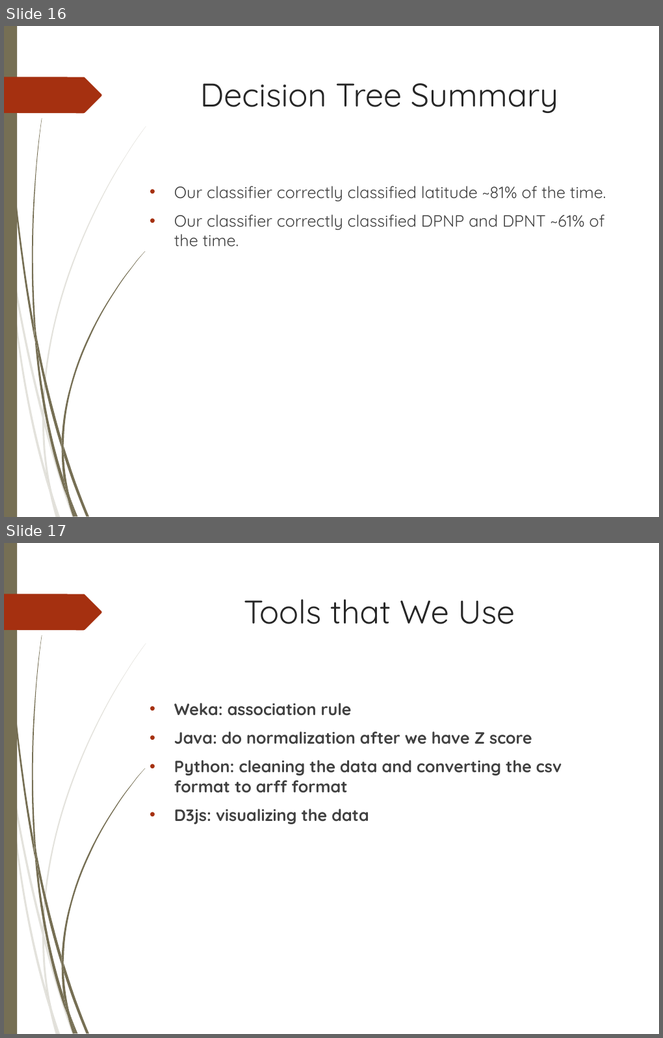
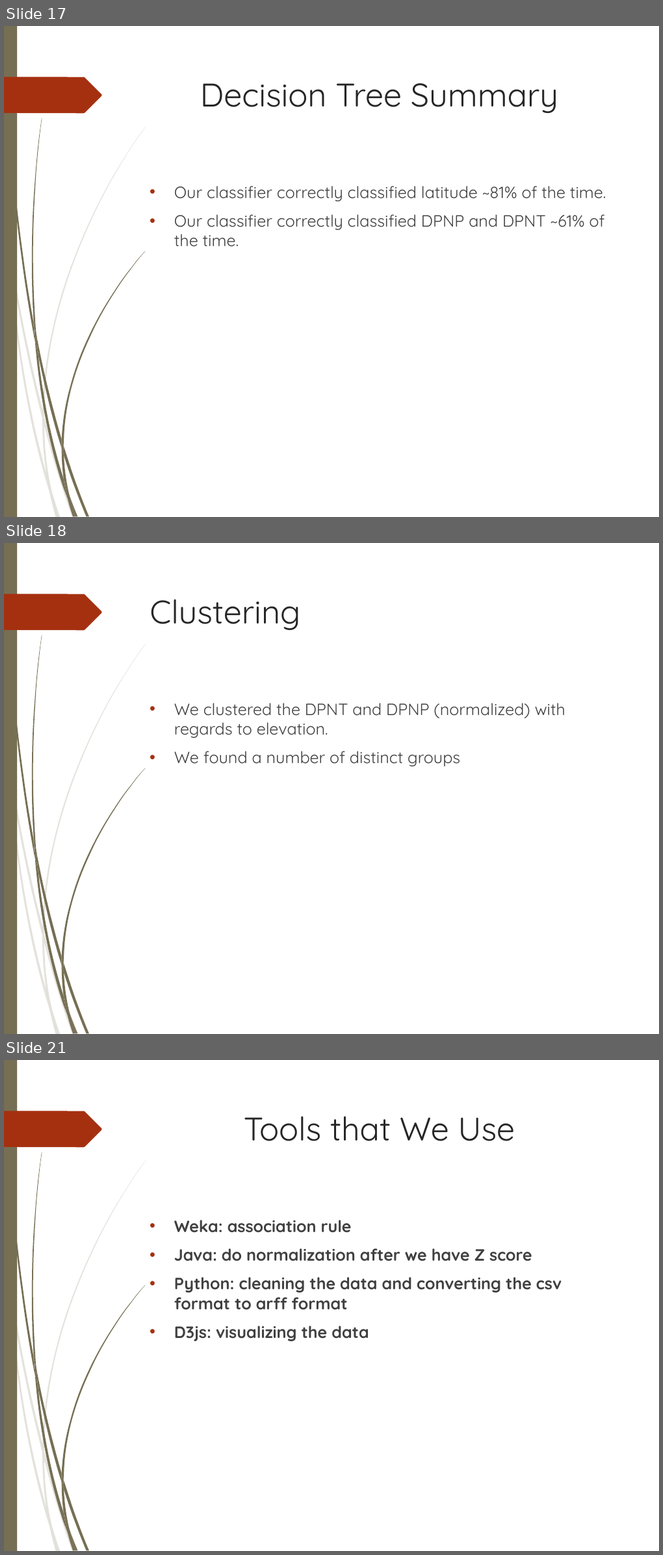
Before and after one commit to Iron-Ham/CPS585, a slide deck: cps585-weather analysis.ppt. Shown one above the other, each under a label of ours: slides 16 and 17 before the commit, slides 17, 18 and 21 after it; the slides between them are not shown. The pictures are 663x1038 and 663x1555 pixels, drawn with LibreOffice and Linux fonts; fonts in the diff are those of the drawing; background and template pictures are left out. Boxes give left, top, right and bottom in pixels: in the first picture for what was removed or moved away, otherwise in the second. Text is boxed around its words. In the diff, an @@ line names an element or a change of style, - is before the commit and + after.

```diff
--- a/cps585-weather analysis.ppt
+++ b/cps585-weather analysis.ppt
@@ slide 18 added at [4, 543, 659, 1034], background picture (left out); not listed: 24 template elements that a slide beside it also shows @@
@@ title added at [150, 600, 300, 630], 36 pt, text #262626 @@
+Clustering
@@ text added at [174, 703, 566, 767], 18 pt, text #404040 @@
+• We clustered the DPNT and DPNP (normalized) with regards to elevation.
+• We found a number of distinct groups
@@ what was slide 16 is now slide 17 @@
@@ what was slide 17 is now slide 21 @@
```
Also in this commit, not shown: 3 other slides added.
